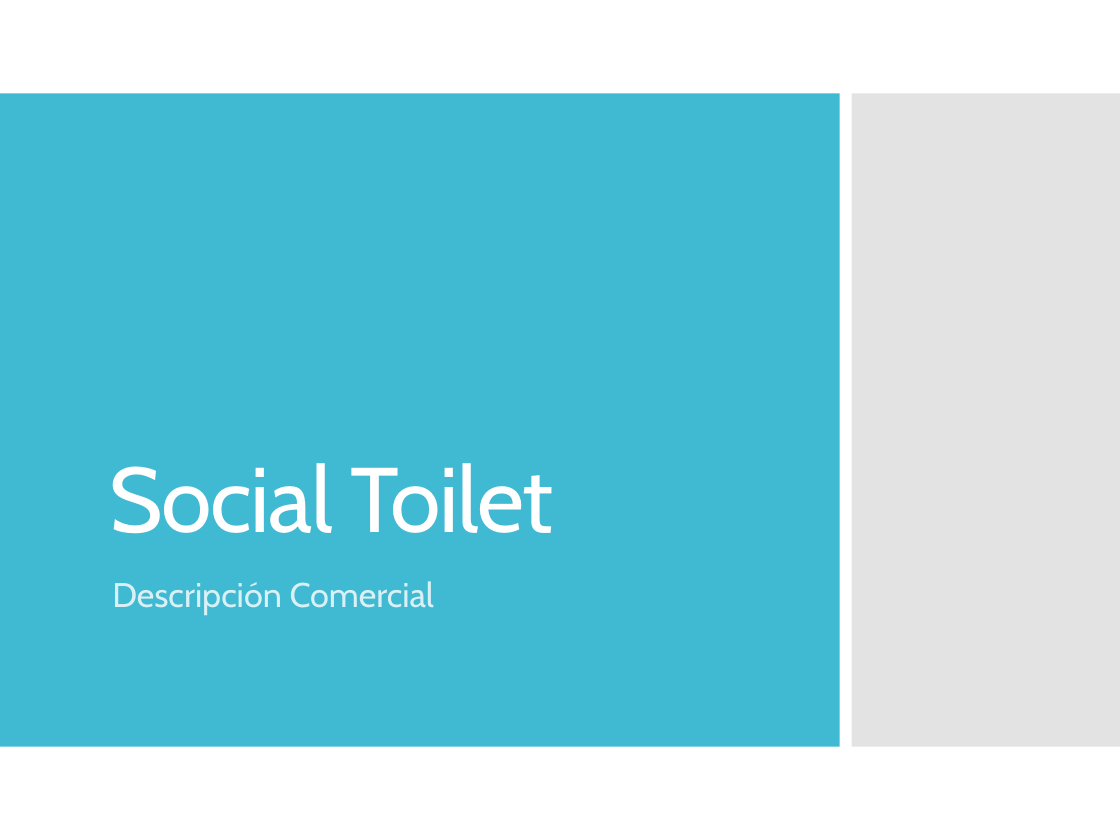
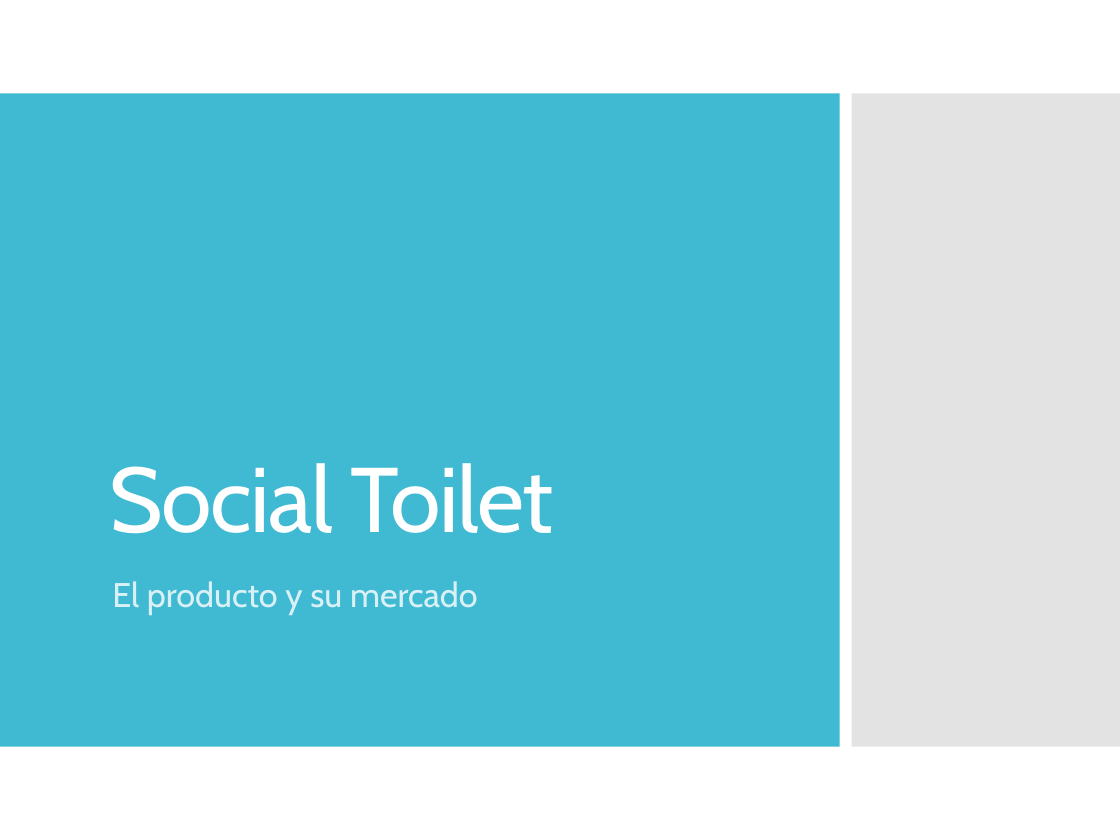
Before and after one commit to dschenkelman/taller-proyectos, a slide deck: slide 6 of Assets/Presentación negocio.pptx (slide 1 before the commit). Drawn at 1120x840 pixels with LibreOffice and Linux fonts; fonts in the diff are those of the drawing. Boxes give left, top, right and bottom in pixels: in the first picture for what was removed or moved away, otherwise in the second. Text is boxed around its words. In the diff, an @@ line names an element or a change of style, - is before the commit and + after.

```diff
--- a/Assets/Presentación negocio.pptx
+++ b/Assets/Presentación negocio.pptx
@@ subtitle at (x1=112, y1=581, x2=478, y2=615): text changed @@
-Descripción Comercial
+El producto y su mercado
```
Also in this commit, not shown: 10 other slides changed, 5 slides added, 2 slides removed.
